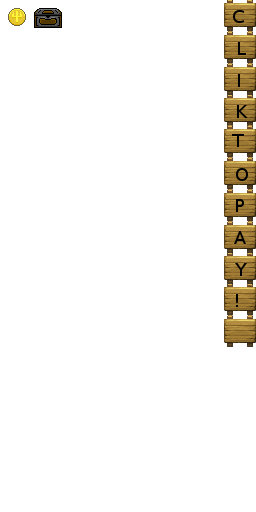
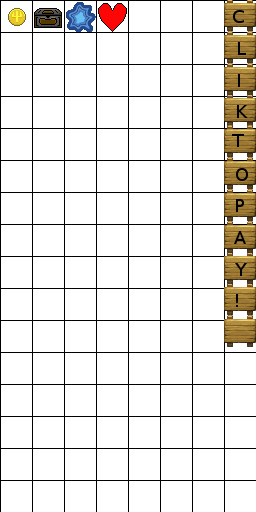
Layered file, before and after one edit (256px x 512px). Changes by layer:
added layer "Pasted Layer #3" above "Pasted Layer #1" over [98, 3, 127, 32]
added layer "Pasted Layer #1" above "Layer #1" over [66, 2, 96, 32]
showed "Background" over [0, 0, 256, 512]
